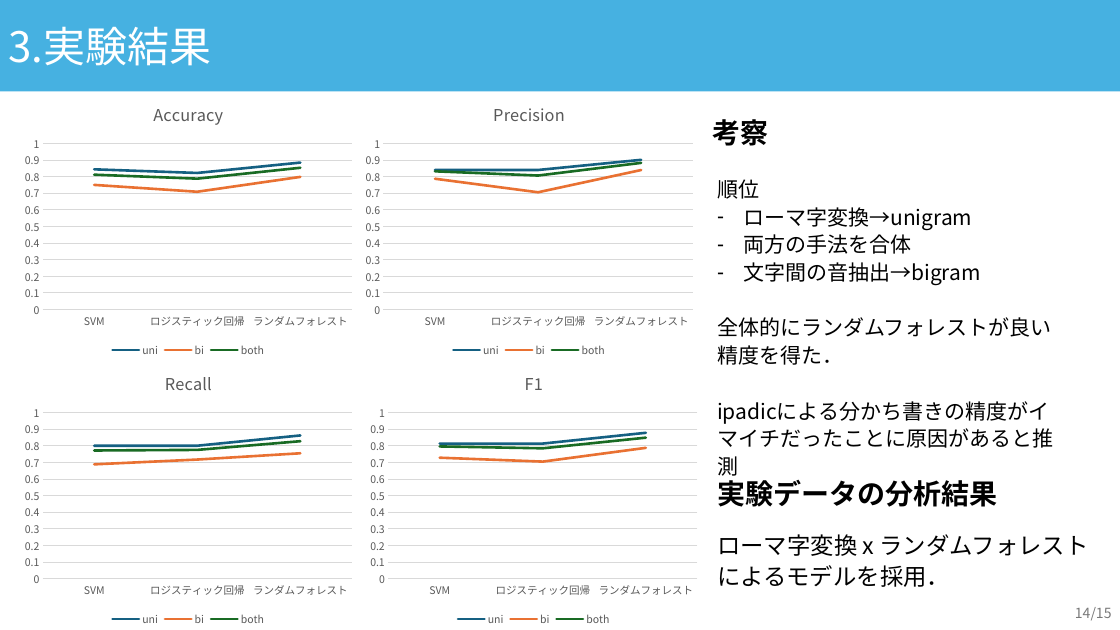
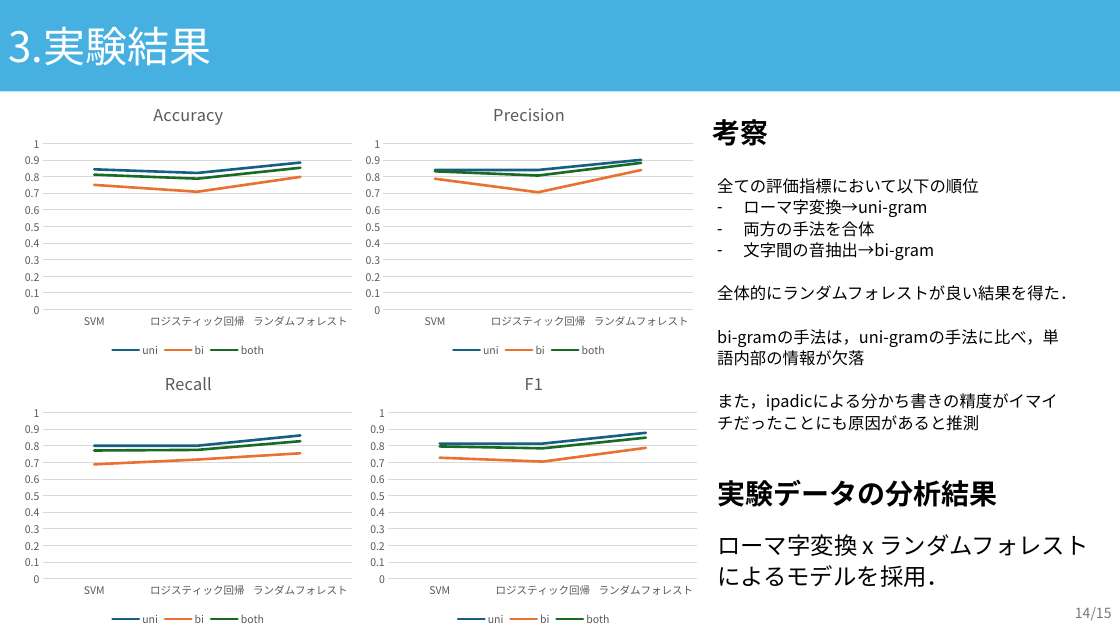
Before and after one commit to asn407/20241221, a slide deck: slide 14 of 年末発表.pptx. Drawn at 1120x630 pixels with LibreOffice and Linux fonts; fonts in the diff are those of the drawing. Boxes give left, top, right and bottom in pixels: in the first picture for what was removed or moved away, otherwise in the second. Text is boxed around its words. In the diff, an @@ line names an element or a change of style, - is before the commit and + after.

```diff
--- a/年末発表.pptx
+++ b/年末発表.pptx
@@ text at [717, 178, 979, 217]: text changed; size 18 to 14 pt @@
-順位
-– ローマ字変換→unigram
+全ての評価指標において以下の順位
+– ローマ字変換→uni-gram
@@ text at [743, 221, 874, 237]: size 18 to 14 pt in "両方の手法を合体" @@
@@ text at [717, 242, 1076, 411]: text changed; size 18 to 14 pt @@
-– 文字間の音抽出→bigram
-全体的にランダムフォレストが良い精度を得た．
-ipadicによる分かち書きの精度がイマイチだったことに原因があると推測
+– 文字間の音抽出→bi-gram
+全体的にランダムフォレストが良い結果を得た．
+bi-gramの手法は，uni-gramの手法に比べ，単語内部の情報が欠落
+また，ipadicによる分かち書きの精度がイマイチだったことにも原因があると推測
```
Also in this commit, not shown: 5 other slides changed, 1 other file.
